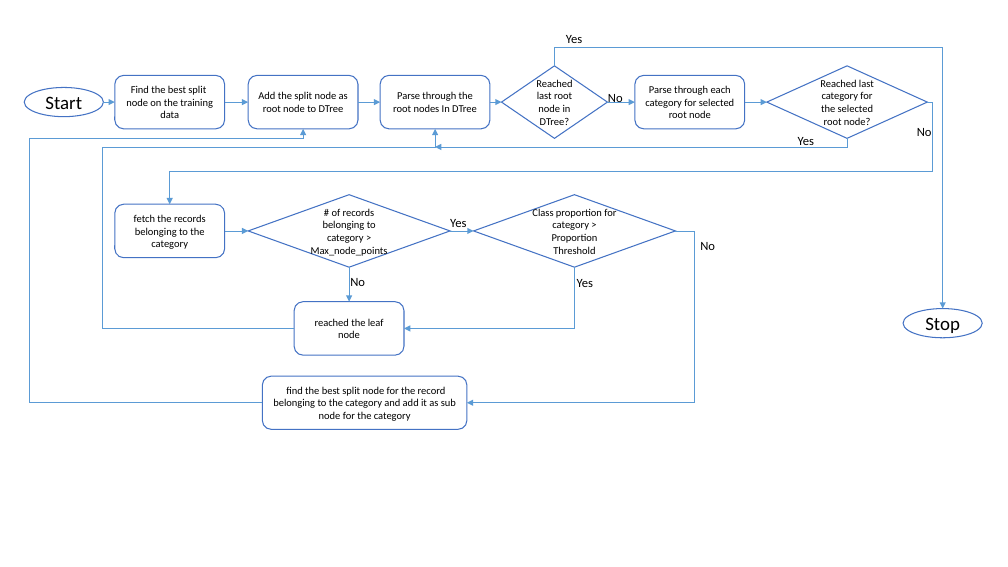
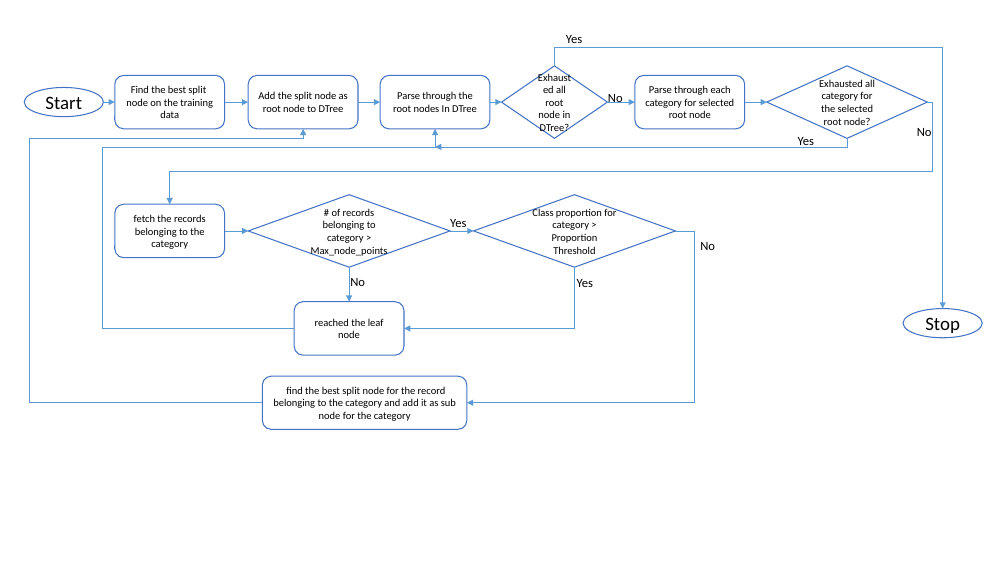
Before and after one commit to hari304/Data-Science-Projects, a slide deck: slide 1 of Loan Prediction/DecisionTreeFlow.pptx. Drawn at 1008x567 pixels with LibreOffice and Linux fonts; fonts in the diff are those of the drawing. Boxes give left, top, right and bottom in pixels: in the first picture for what was removed or moved away, otherwise in the second. Text is boxed around its words. In the diff, an @@ line names an element or a change of style, - is before the commit and + after.

```diff
--- a/Loan Prediction/DecisionTreeFlow.pptx
+++ b/Loan Prediction/DecisionTreeFlow.pptx
@@ text in diamond at box(538, 85, 571, 135): text changed @@
-Reached last root node in DTree?
+Exhausted all root node in DTree?
@@ text in diamond at box(819, 78, 875, 128): text changed @@
-Reached last category for the selected root node?
+Exhausted all category for the selected root node?
```
Also in this commit, not shown: 3 other files.
